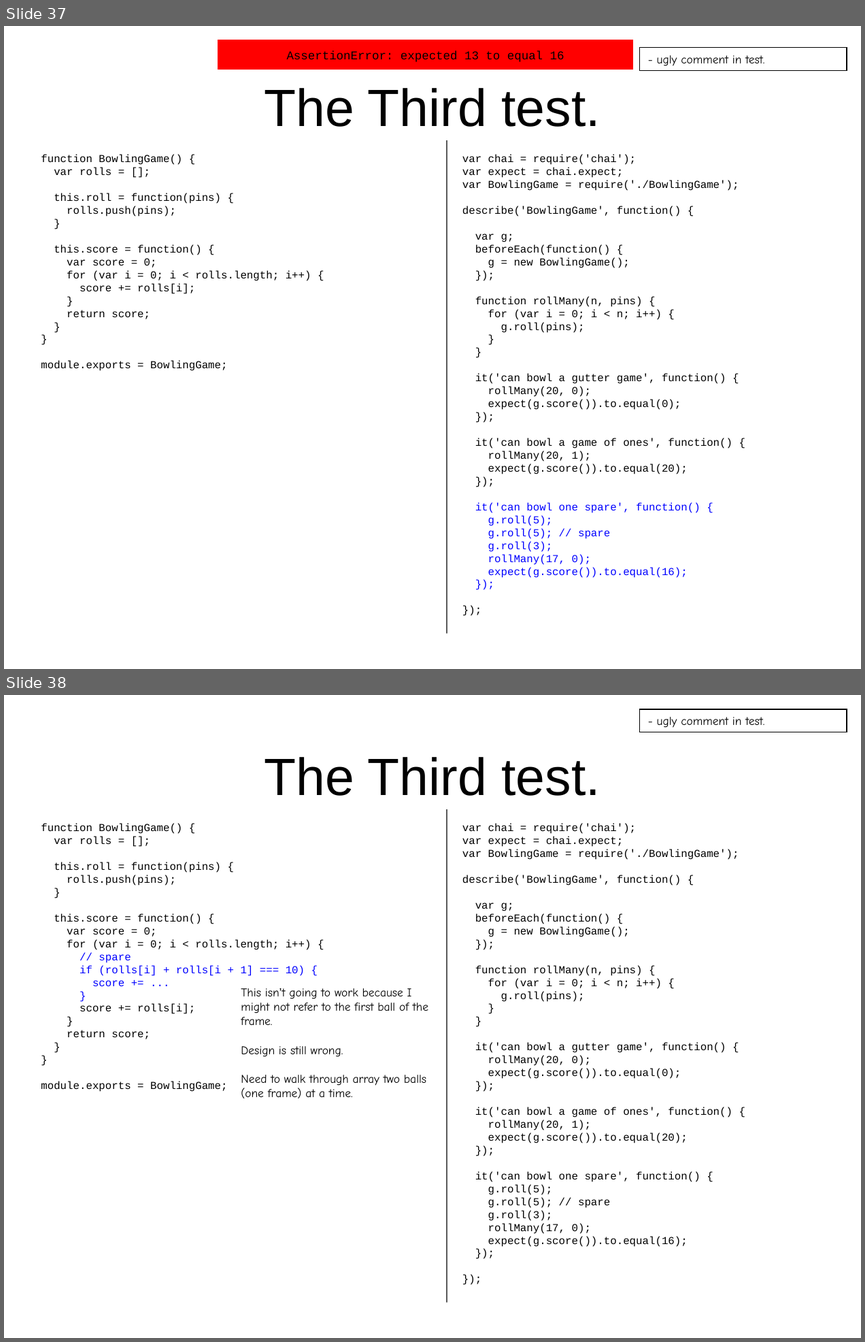
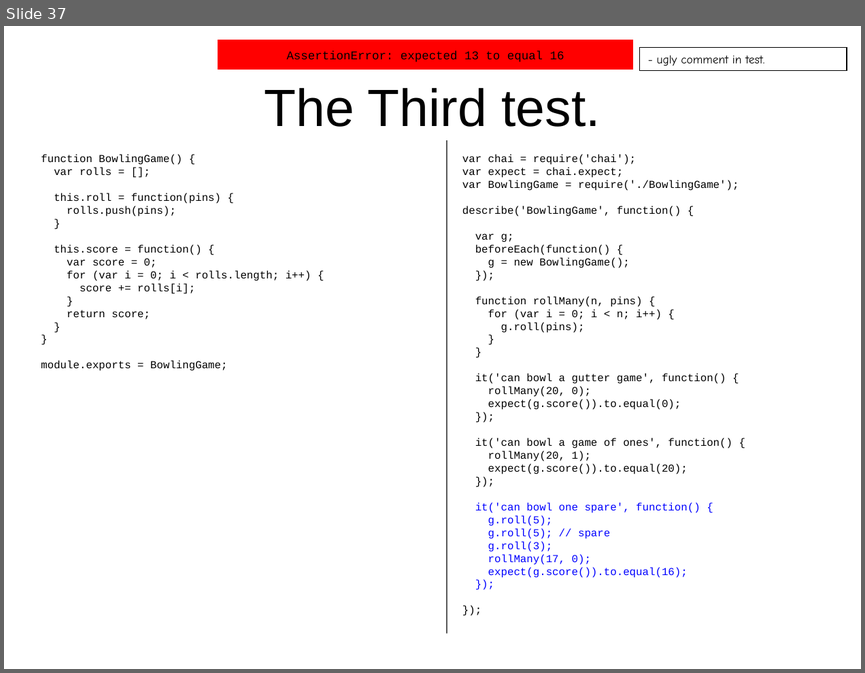
Before and after one commit to spoonscen/Bowling-Game-Kata-JS-ES5, a slide deck: Bowling Game Kata JS - ES5.ppt. Shown one above the other, each under a label of ours: slides 37 and 38 before the commit, slide 37 after it. The pictures are 865x1342 and 865x673 pixels, drawn with LibreOffice and Linux fonts; fonts in the diff are those of the drawing. Boxes give left, top, right and bottom in pixels: in the first picture for what was removed or moved away, otherwise in the second. Text is boxed around its words. In the diff, an @@ line names an element or a change of style, - is before the commit and + after.

Commit message:
update to bowling game structure and readme

```diff
--- a/Bowling Game Kata JS - ES5.ppt
+++ b/Bowling Game Kata JS - ES5.ppt
@@ slide 38 removed at [4,695,861,1338], background #FFFFFF @@
@@ rectangle removed at [640,709,847,732] @@
-- ugly comment in test.
@@ title removed at [264,757,600,796] @@
-The Third test.
@@ line removed from (447, 809) to (447, 1302) @@
@@ text removed at [41,824,311,1091] @@
-function BowlingGame() {
-var rolls = [];
-this.roll = function(pins) {
-rolls.push(pins);
-}
-this.score = function() {
-var score = 0;
-for (var i = 0; i < rolls.length; i++) {
-// spare
-if (rolls[i] + rolls[i + 1] === 10) {
-score += ...
-}
-score += rolls[i];
-}
-return score;
-}
-}
-module.exports = BowlingGame;
@@ text removed at [462,824,738,1246] @@
-var chai = require('chai');
-var expect = chai.expect;
-var BowlingGame = require('./BowlingGame');
-describe('BowlingGame', function() {
-var g;
-beforeEach(function() {
-g = new BowlingGame();
-});
-function rollMany(n, pins) {
-for (var i = 0; i < n; i++) {
-g.roll(pins);
-}
-}
-it('can bowl a gutter game', function() {
-rollMany(20, 0);
-expect(g.score()).to.equal(0);
-});
-it('can bowl a game of ones', function() {
-rollMany(20, 1);
-expect(g.score()).to.equal(20);
-});
-it('can bowl one spare', function() {
-g.roll(5);
-g.roll(5); // spare
-g.roll(3);
-rollMany(17, 0);
-expect(g.score()).to.equal(16);
-});
-});
@@ text removed at [241,988,428,1098] @@
-This isn’t going to work because I might not refer to the first ball of the frame.
-Design is still wrong.
-Need to walk through array two balls (one frame) at a time.
```
Also in this commit, not shown: 1 slide changed, 1 other slide removed, 4 other files.
